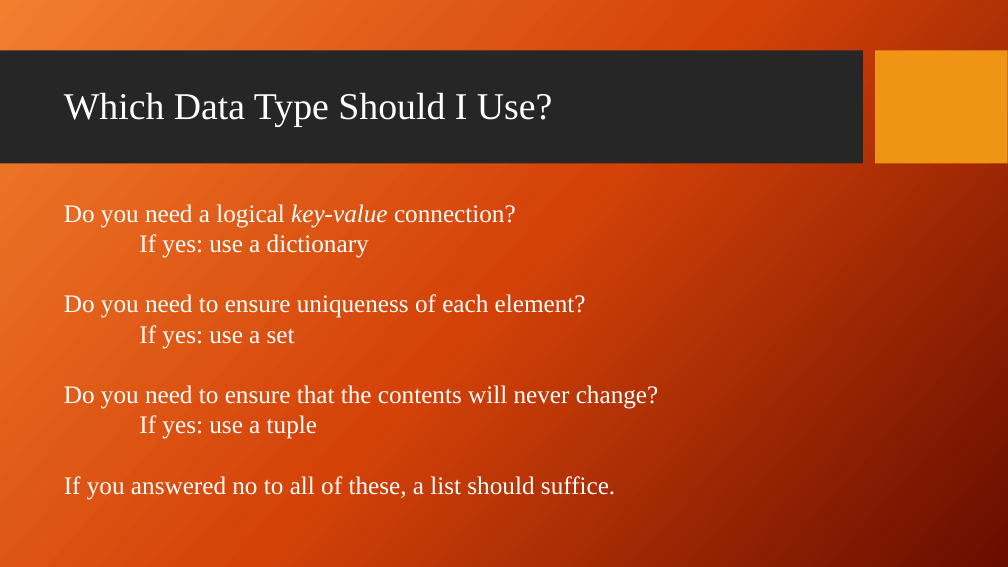
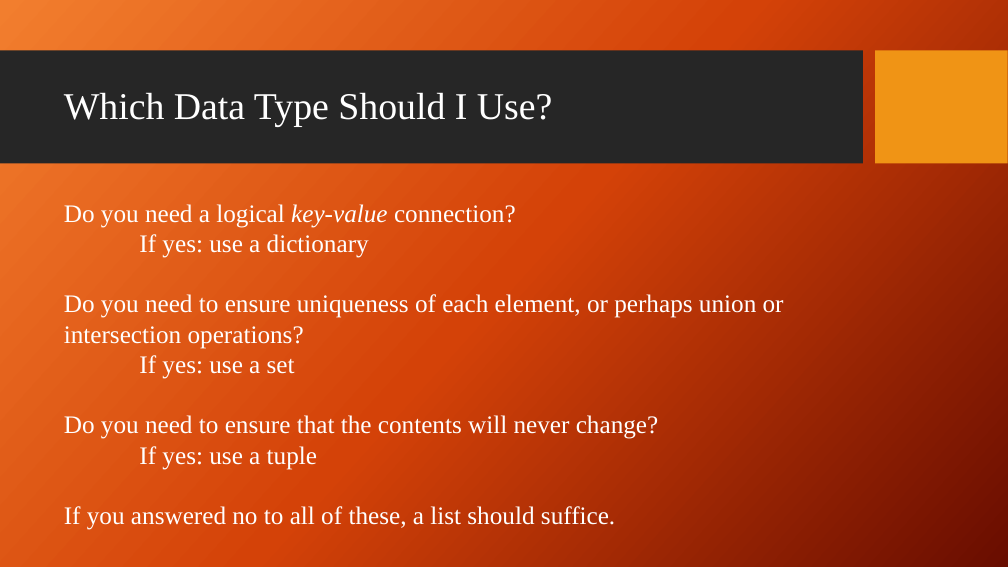
Before and after one commit to giganano/PythonBootcamp, a slide deck: slide 12 of slides/review.pptx. Drawn at 1008x567 pixels with LibreOffice and Linux fonts; fonts in the diff are those of the drawing; background and template pictures are left out. Boxes give left, top, right and bottom in pixels: in the first picture for what was removed or moved away, otherwise in the second. Text is boxed around its words. In the diff, an @@ line names an element or a change of style, - is before the commit and + after.

```diff
--- a/slides/review.pptx
+++ b/slides/review.pptx
@@ text at <box>64,294,784,349</box>: text changed @@
-Do you need to ensure uniqueness of each element?
+Do you need to ensure uniqueness of each element, or perhaps union or intersection operations?
```
Also in this commit, not shown: 10 other slides changed, 2 other files.
